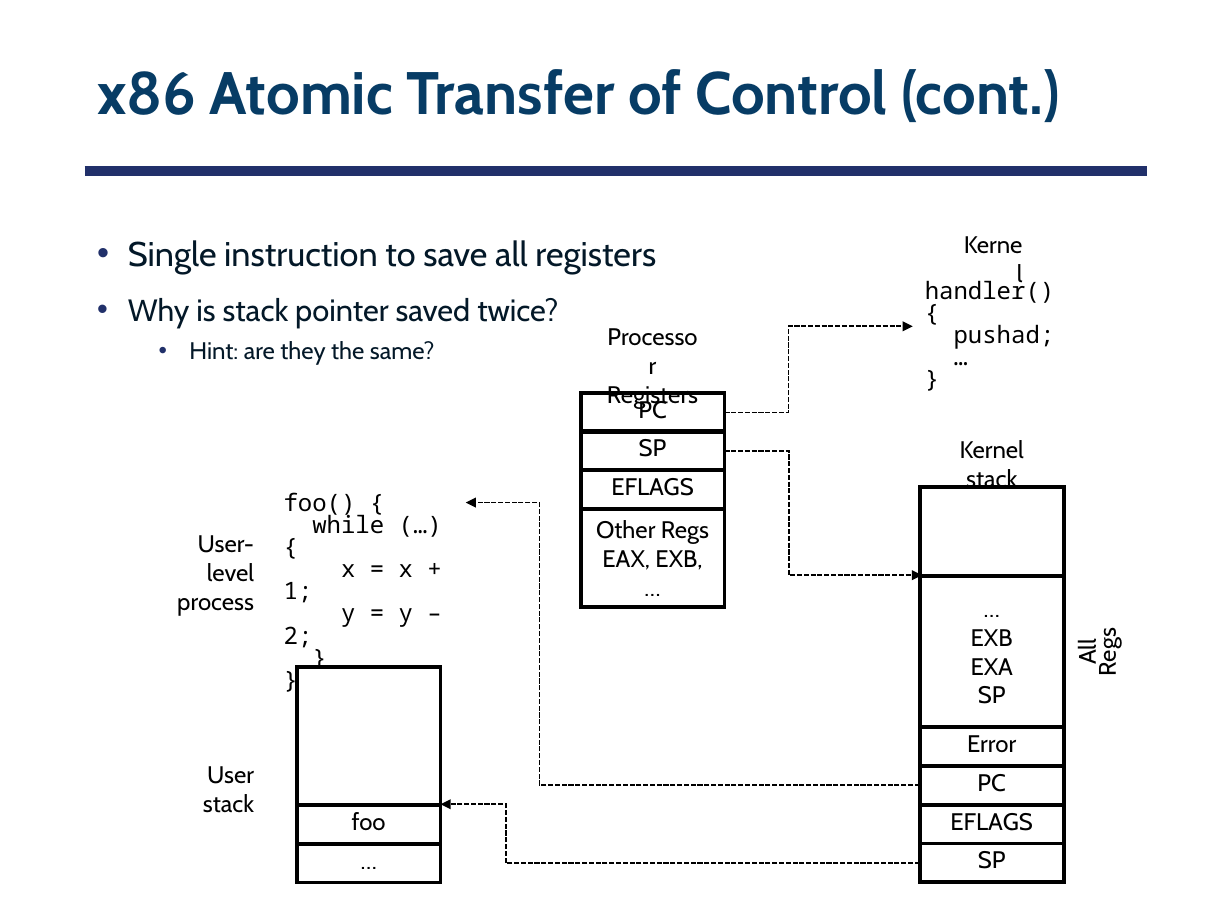
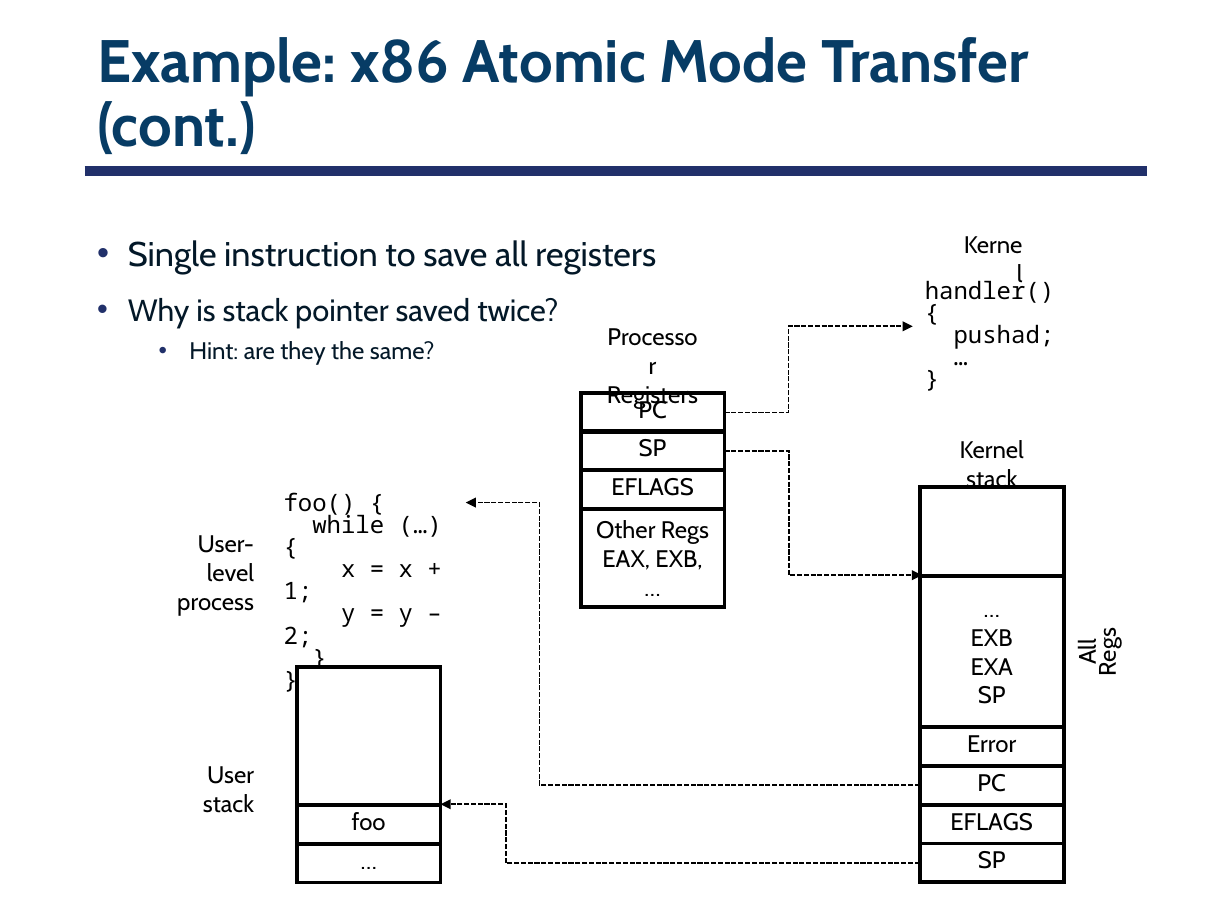
Before and after one commit to smajidzahedi/ECE350, a slide deck: slide 57 of 02-concepts.pptx (slide 60 before the commit). Drawn at 1232x924 pixels with LibreOffice and Linux fonts; fonts in the diff are those of the drawing. Boxes give left, top, right and bottom in pixels: in the first picture for what was removed or moved away, otherwise in the second. Text is boxed around its words. In the diff, an @@ line names an element or a change of style, - is before the commit and + after.

```diff
--- a/02-concepts.pptx
+++ b/02-concepts.pptx
@@ title at box(97, 37, 1029, 154): text changed @@
-x86 Atomic Transfer of Control (cont.)
+Example: x86 Atomic Mode Transfer (cont.)
```
Also in this commit, not shown: 7 other slides changed, 1 slide added, 1 slide removed, 3 other files.
